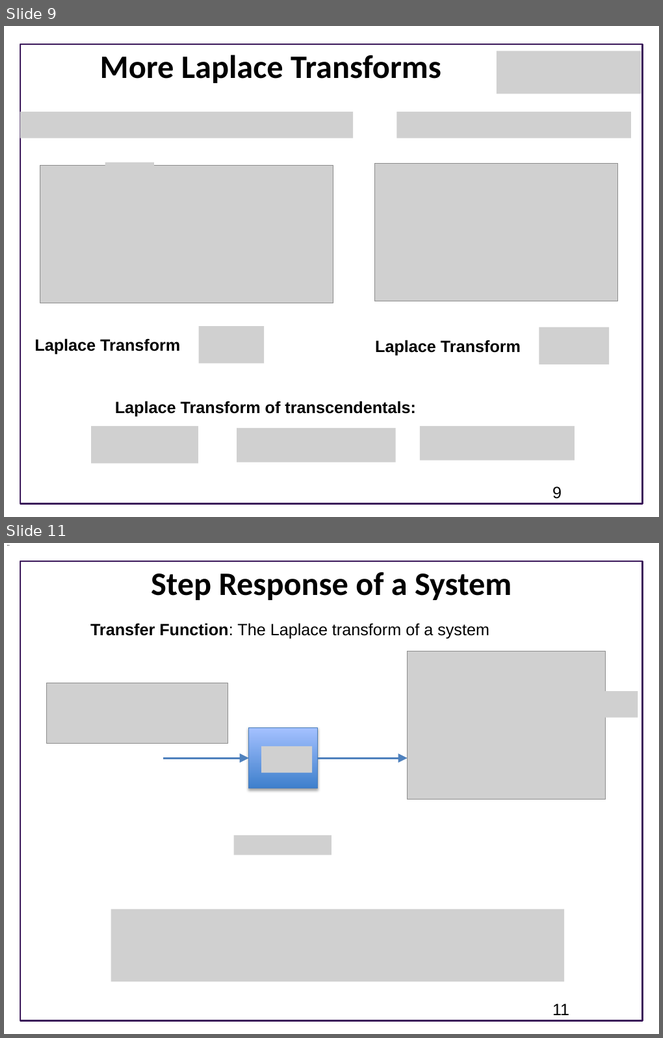
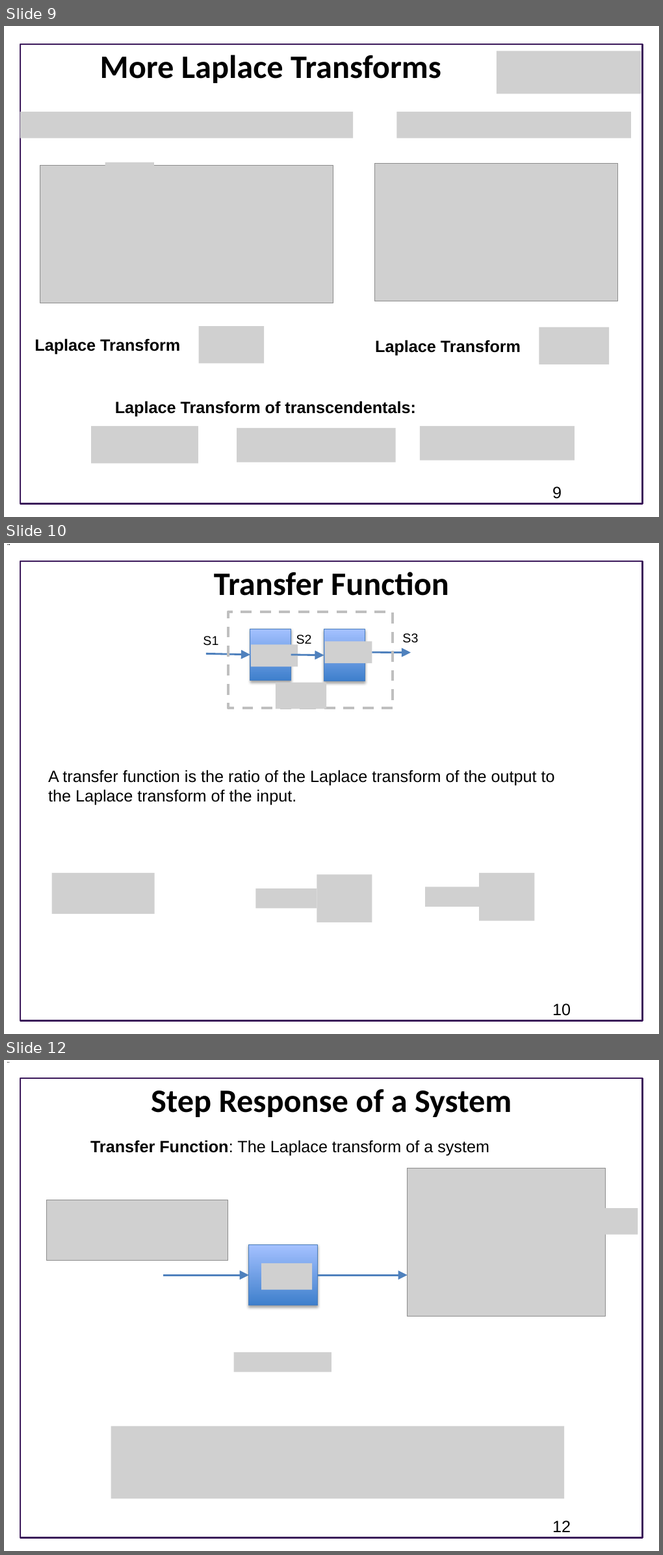
Before and after one commit to joseph-hellerstein/advanced-controls-lectures, a slide deck: Lecture_7-Laplace-Transforms/Laplace-Transforms.pptx. Shown one above the other, each under a label of ours: slides 9 and 11 before the commit, slides 9, 10 and 12 after it; the slides between them are not shown. The pictures are 663x1038 and 663x1555 pixels, drawn with LibreOffice and Linux fonts; fonts in the diff are those of the drawing; grey boxes stand for pictures; background and template pictures are left out. Boxes give left, top, right and bottom in pixels: in the first picture for what was removed or moved away, otherwise in the second. Text is boxed around its words. In the diff, an @@ line names an element or a change of style, - is before the commit and + after.

```diff
--- a/Lecture_7-Laplace-Transforms/Laplace-Transforms.pptx
+++ b/Lecture_7-Laplace-Transforms/Laplace-Transforms.pptx
@@ slide 10 added at bbox=[4, 543, 659, 1034], background #FFFFFF; not listed: 1 template element that a slide beside it also shows @@
@@ title added at bbox=[214, 572, 449, 596], 36 pt, text #000000, bold @@
+Transfer Function
@@ group added at bbox=[203, 612, 418, 709]: 3 rectangles, 3 arrows, 3 texts, 2 pictures @@
+S1
+S2
+S3
@@ picture added at bbox=[276, 683, 326, 709] @@
@@ text added at bbox=[48, 770, 555, 806], 18 pt, text #000000 @@
+A transfer function is the ratio of the Laplace transform of the output to the Laplace transform of the input.
@@ picture added at bbox=[52, 873, 155, 915] @@
@@ picture added at bbox=[479, 873, 534, 921] @@
@@ picture added at bbox=[256, 889, 317, 908] @@
@@ picture added at bbox=[317, 875, 372, 923] @@
@@ picture added at bbox=[425, 887, 480, 906] @@
@@ page number added at bbox=[553, 1004, 571, 1016], 18 pt, text #000000 @@
+10
@@ what was slide 11 is now slide 12 @@
@@ page number at bbox=[553, 1521, 571, 1533]: text changed @@
-11
+12
```
Also in this commit, not shown: 9 slides changed, 2 other slides added, 1 slide removed.
